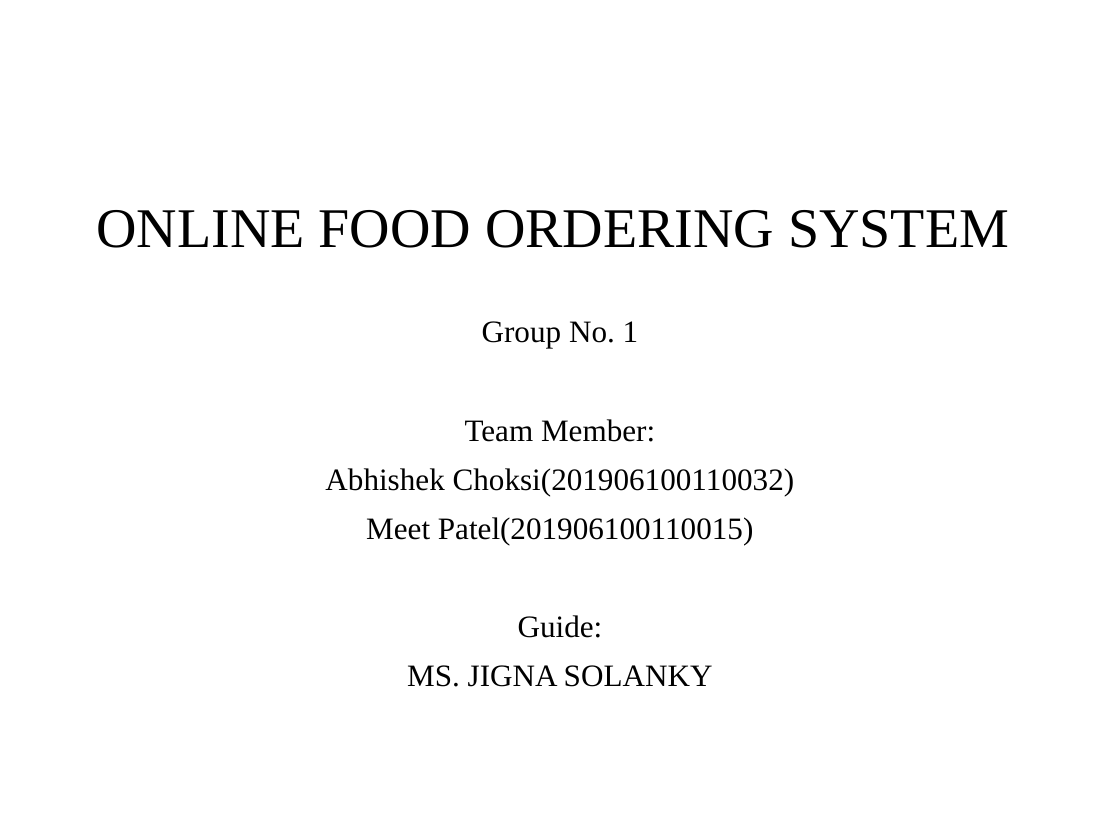
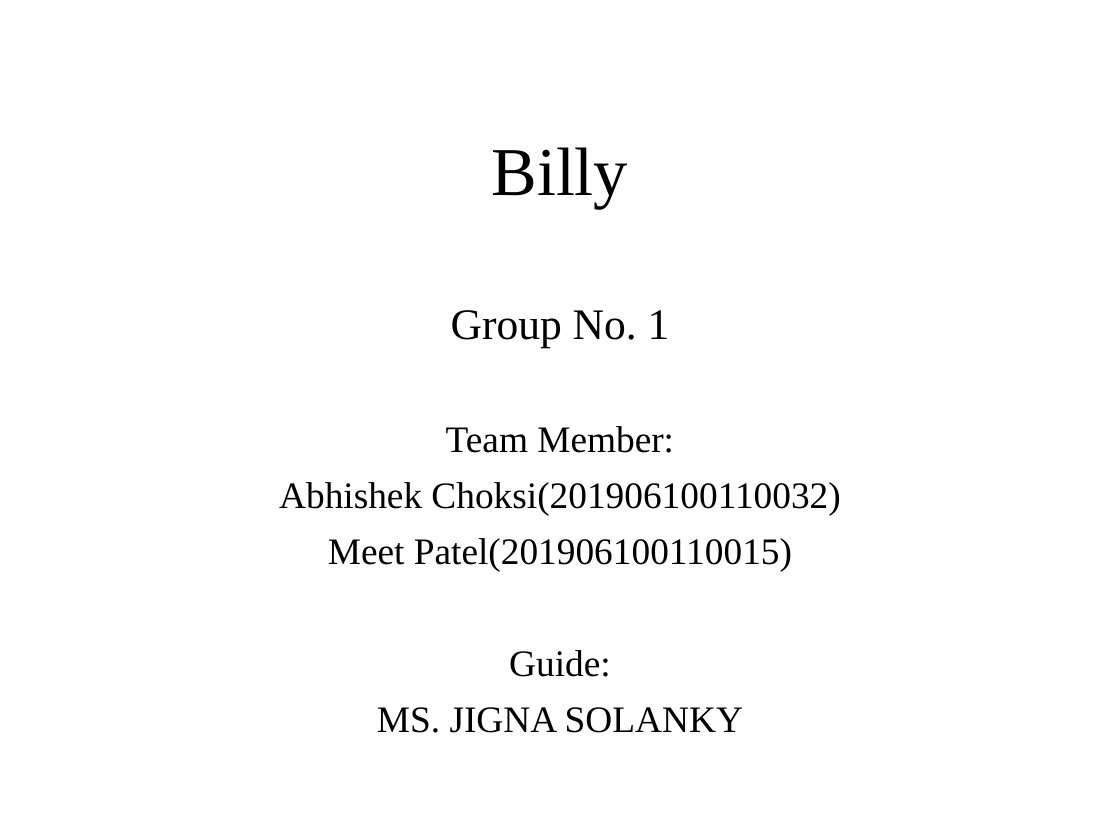
Before and after one commit to PatelMeet4744/Billy, a slide deck: slide 1 of Document/PPT/Billy.pptx. Drawn at 1120x840 pixels with LibreOffice and Linux fonts; fonts in the diff are those of the drawing. Boxes give left, top, right and bottom in pixels: in the first picture for what was removed or moved away, otherwise in the second. Text is boxed around its words. In the diff, an @@ line names an element or a change of style, - is before the commit and + after.

Commit message:
Sem 8 First Presentation PPT Modification

```diff
--- a/Document/PPT/Billy.pptx
+++ b/Document/PPT/Billy.pptx
@@ title "Billy" at (491,147,628,208): vertical alignment bottom to middle @@
@@ title at (491,147,628,208): text changed; size 36 to 44 pt @@
-ONLINE FOOD ORDERING SYSTEM
+Billy
@@ subtitle "Group No. 1": place and size @@
-subtitle "Group No. 1" at (325,321,795,687)
+subtitle "Group No. 1" at (279,310,840,733)
@@ subtitle "Group No. 1" at (279,310,840,733): size 20 to 28 pt in "Group No. 1"; size 20 to 24 pt @@
```
